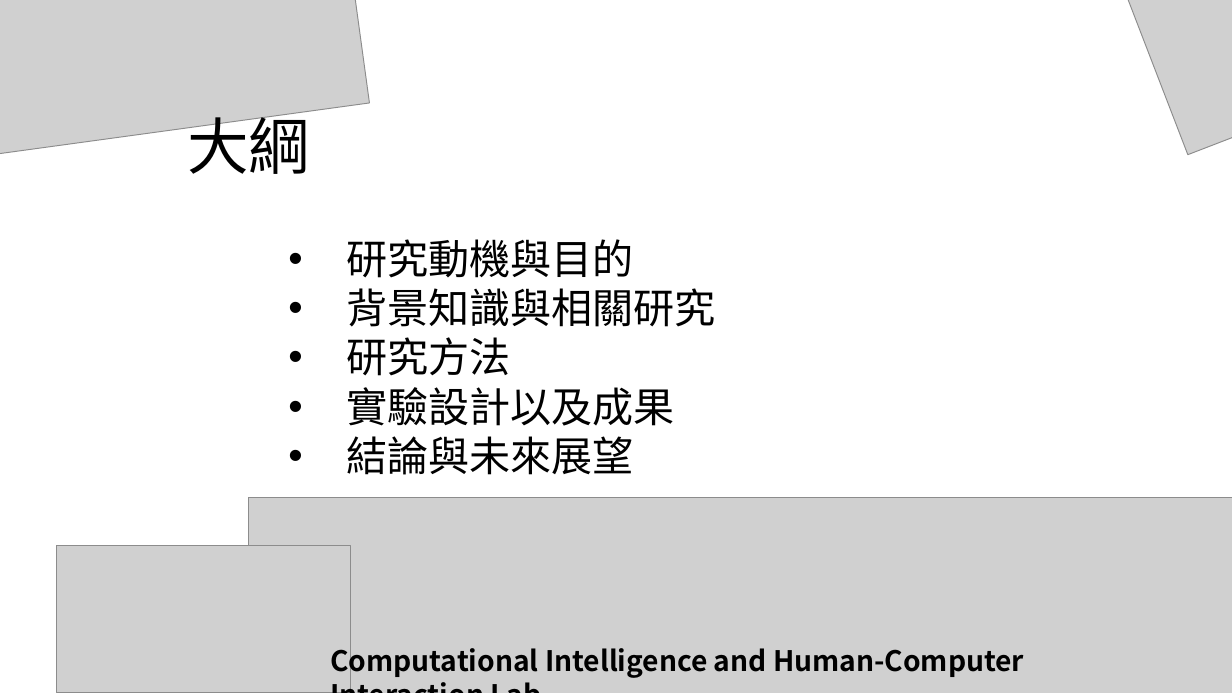
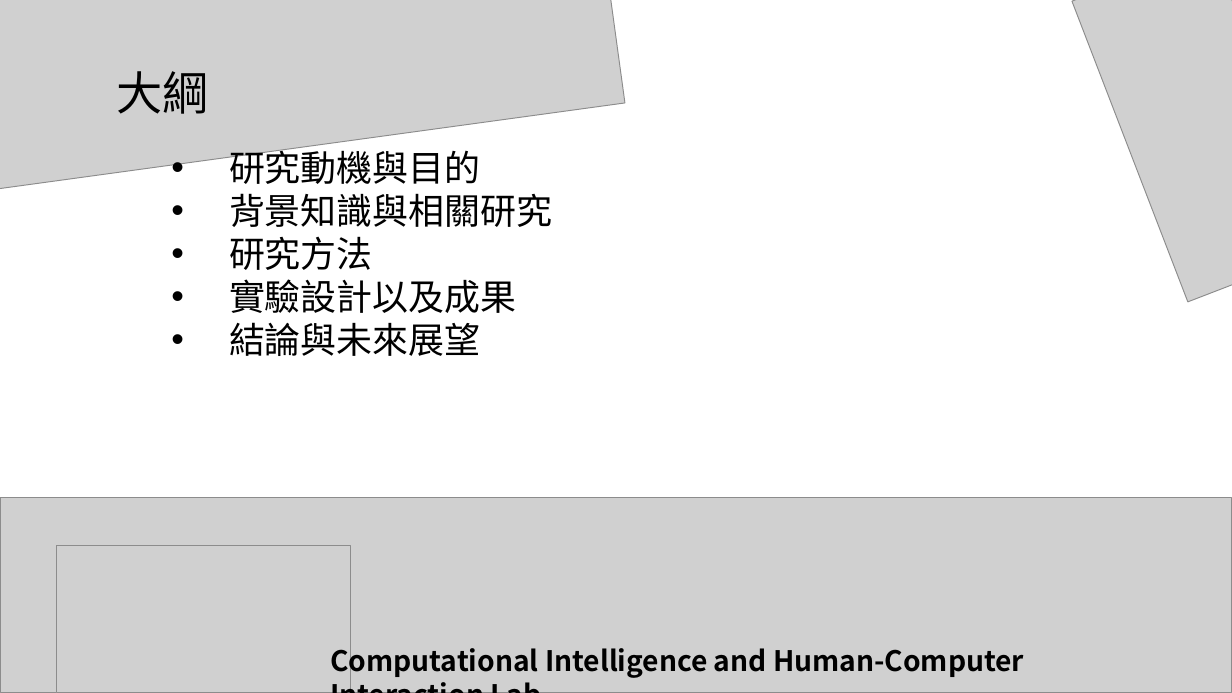
Before and after one commit to MasterSeafood-SeafoodMaster/RL_RobotArm_exe, a slide deck: slide 2 of ppt/簡報.pptx. Drawn at 1232x693 pixels with LibreOffice and Linux fonts; fonts in the diff are those of the drawing; grey boxes stand for pictures. Boxes give left, top, right and bottom in pixels: in the first picture for what was removed or moved away, otherwise in the second. Text is boxed around its words. In the diff, an @@ line names an element or a change of style, - is before the commit and + after.

```diff
--- a/ppt/簡報.pptx
+++ b/ppt/簡報.pptx
@@ picture: place and size @@
-picture at [0, 0, 370, 190]
+picture at [0, 0, 626, 190]
@@ picture: place and size @@
-picture at [1072, 0, 1232, 155]
+picture at [1072, 0, 1232, 302]
@@ text "大綱": place and size @@
-text "大綱" at [187, 106, 310, 174]
+text "大綱" at [116, 71, 208, 114]
@@ text "大綱" at [116, 71, 208, 114]: size 48 to 36 pt @@
@@ text "研究動機與目的": place and size @@
-text "研究動機與目的" at [346, 239, 716, 475]
+text "研究動機與目的" at [229, 144, 552, 356]
@@ text "研究動機與目的" at [229, 144, 552, 356]: size 32 to 28 pt @@
@@ picture: place and size @@
-picture at [248, 498, 1232, 693]
+picture at [0, 497, 1232, 693]
```
Also in this commit, not shown: 4 other slides changed, 48 slides added, 1 slide removed, 2 other files.
